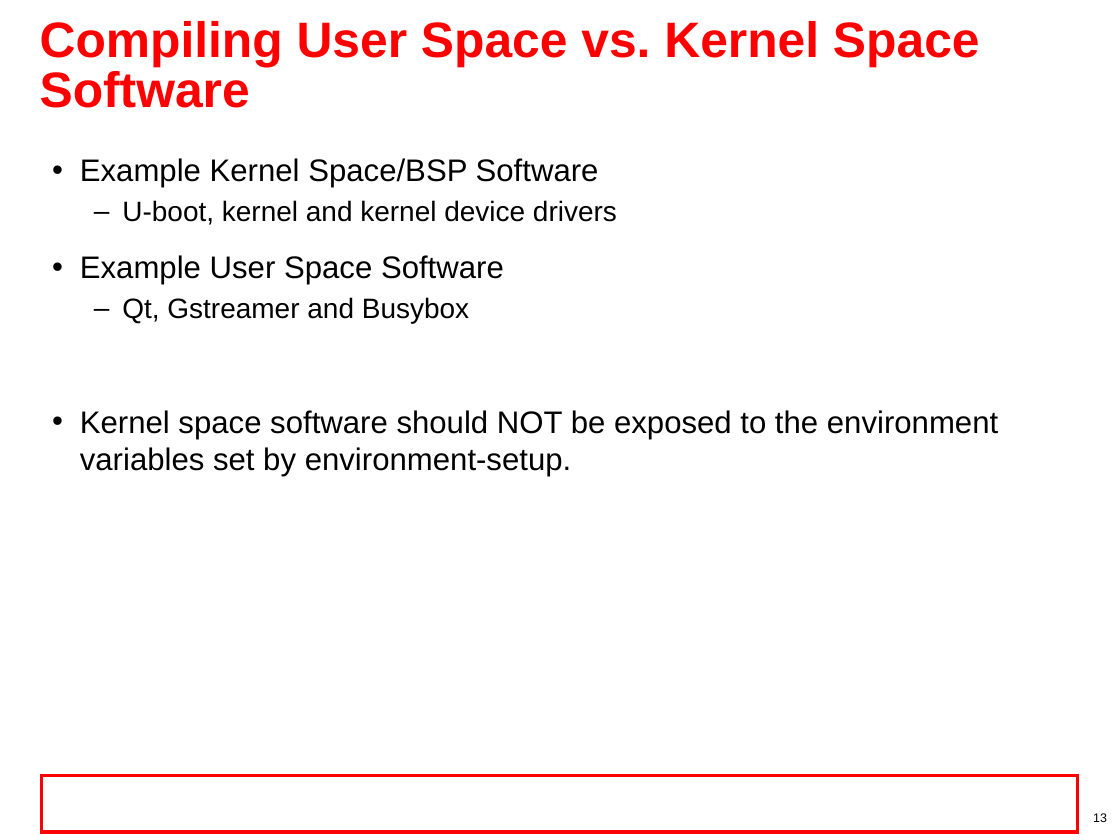
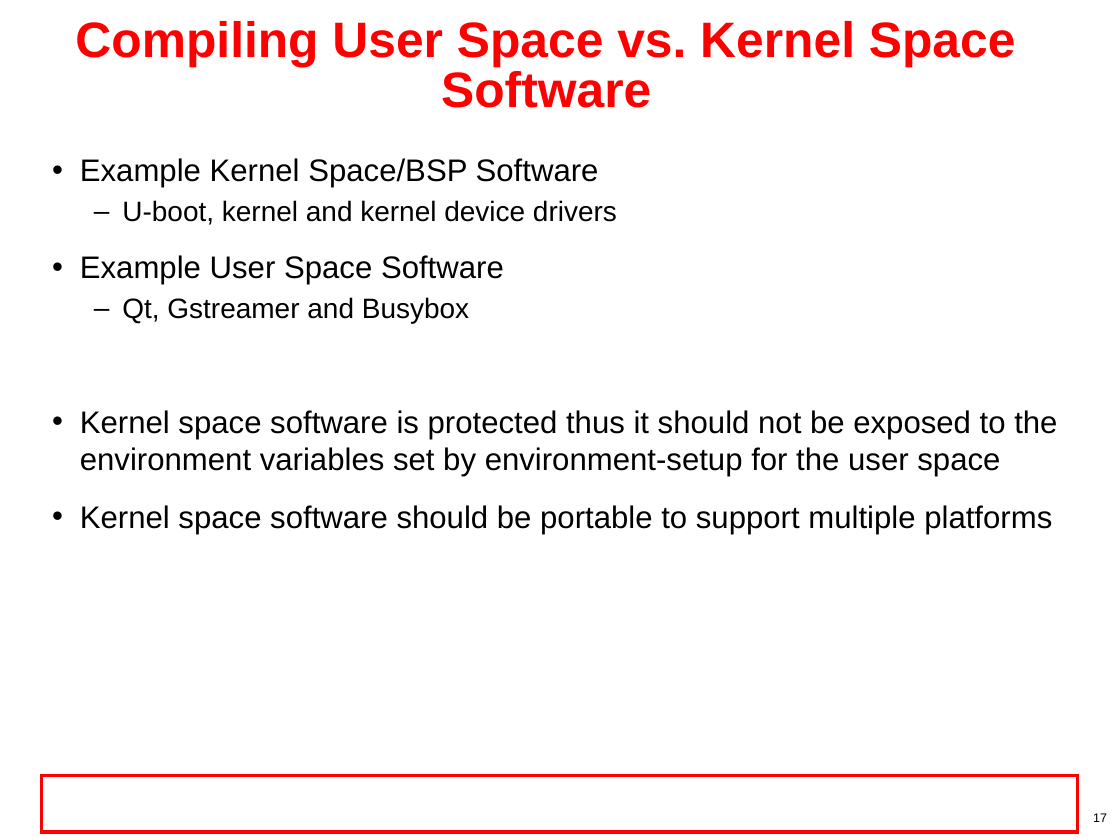
Before and after one commit to hari1989/keystone-workshop, a slide deck: slide 17 of preliminary/Working/presentations/Sitara/sitara_boot_camp_toolchain_Ran.pptx (slide 13 before the commit). Drawn at 1120x840 pixels with LibreOffice and Linux fonts; fonts in the diff are those of the drawing; background and template pictures are left out. Boxes give left, top, right and bottom in pixels: in the first picture for what was removed or moved away, otherwise in the second. Text is boxed around its words. In the diff, an @@ line names an element or a change of style, - is before the commit and + after.

```diff
--- a/preliminary/Working/presentations/Sitara/sitara_boot_camp_toolchain_Ran.pptx
+++ b/preliminary/Working/presentations/Sitara/sitara_boot_camp_toolchain_Ran.pptx
@@ title "Compiling User Space vs. Kernel ..." at (75,21,1016,108): alignment left to centre @@
@@ text at (80,410,1057,534): text changed @@
-• Kernel space software should NOT be exposed to the environment variables set by environment-setup.
+• Kernel space software is protected thus it should not be exposed to the environment variables set by environment-setup for the user space
+• Kernel space software should be portable to support multiple platforms
@@ page number at (1093,813,1107,822): text changed @@
-13
+17
```
Also in this commit, not shown: 15 other slides changed, 10 slides added, 3 slides removed.
